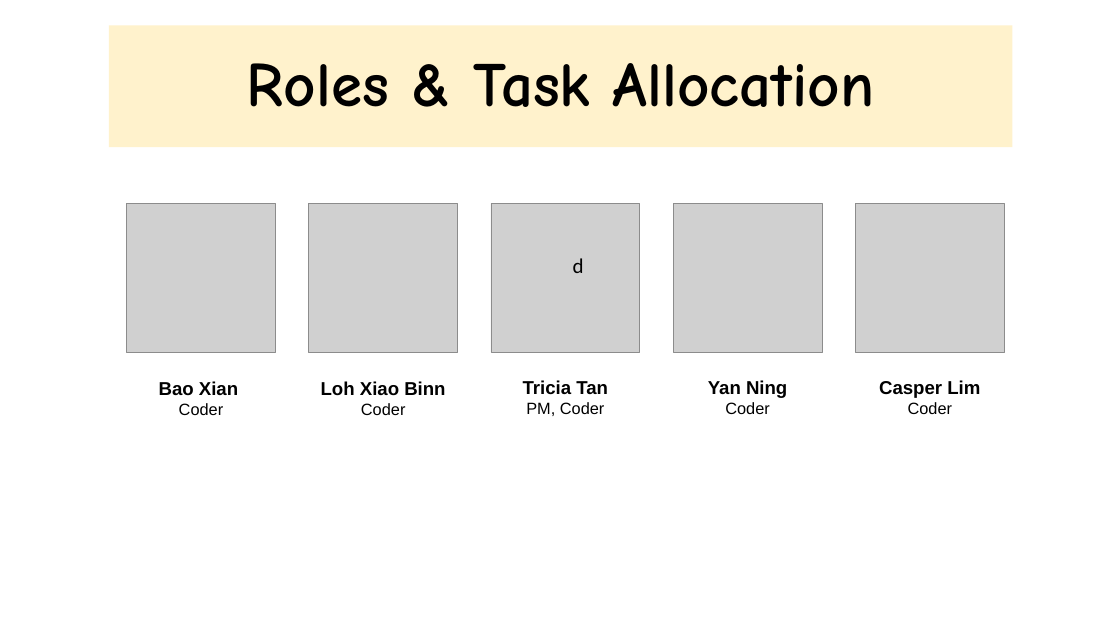
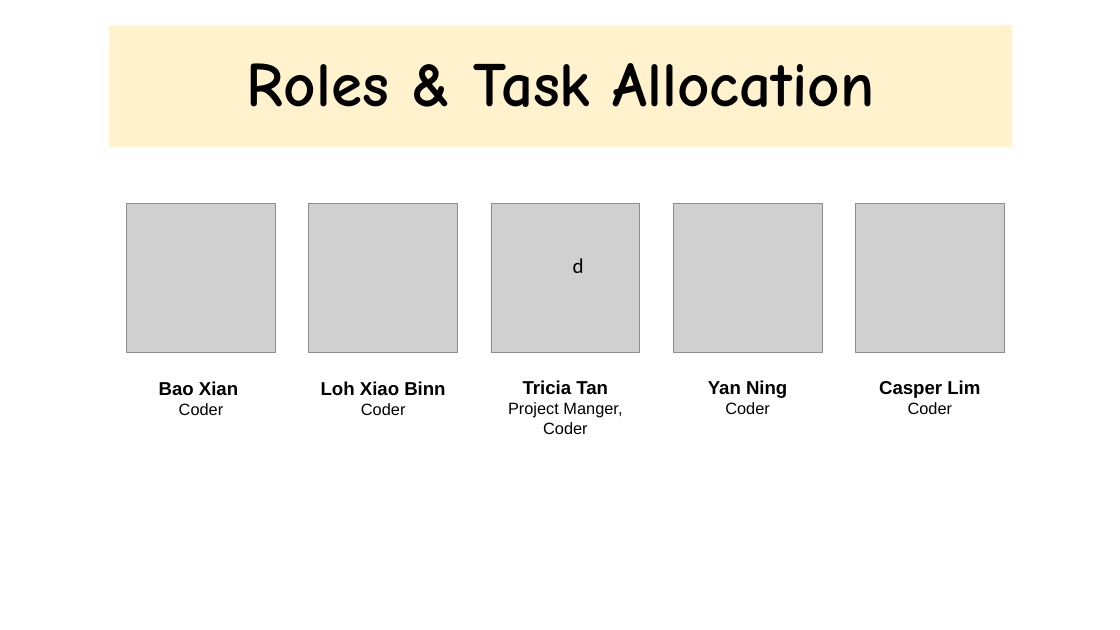
Before and after one commit to xbloh/Online-Course-Bidding-System-, a slide deck: slide 5 of presentations/Week 11 Online Review.pptx (slide 6 before the commit). Drawn at 1120x630 pixels with LibreOffice and Linux fonts; fonts in the diff are those of the drawing; grey boxes stand for pictures. Boxes give left, top, right and bottom in pixels: in the first picture for what was removed or moved away, otherwise in the second. Text is boxed around its words. In the diff, an @@ line names an element or a change of style, - is before the commit and + after.

```diff
--- a/presentations/Week 11 Online Review.pptx
+++ b/presentations/Week 11 Online Review.pptx
@@ text at box(508, 402, 622, 434): text changed @@
-PM, Coder
+Project Manger, Coder
```
Also in this commit, not shown: 9 other slides changed, 1 slide added, 6 slides removed.
